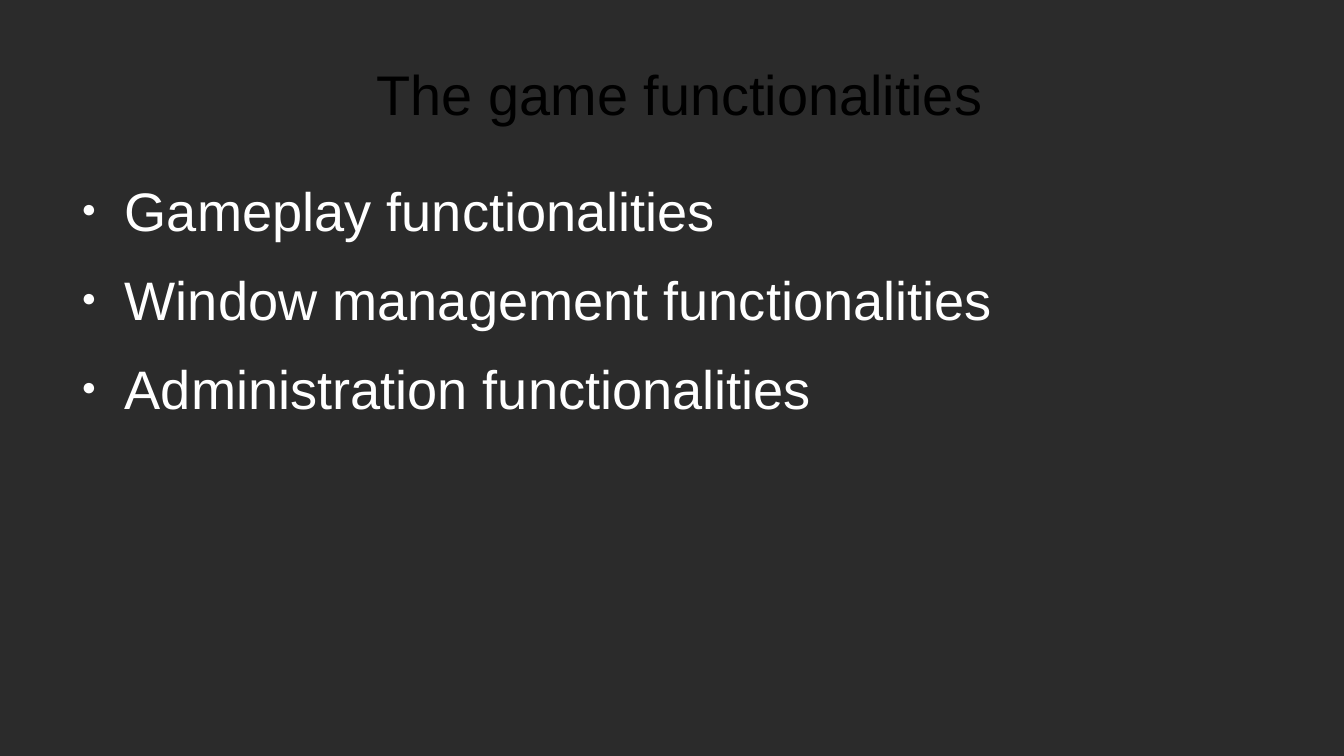
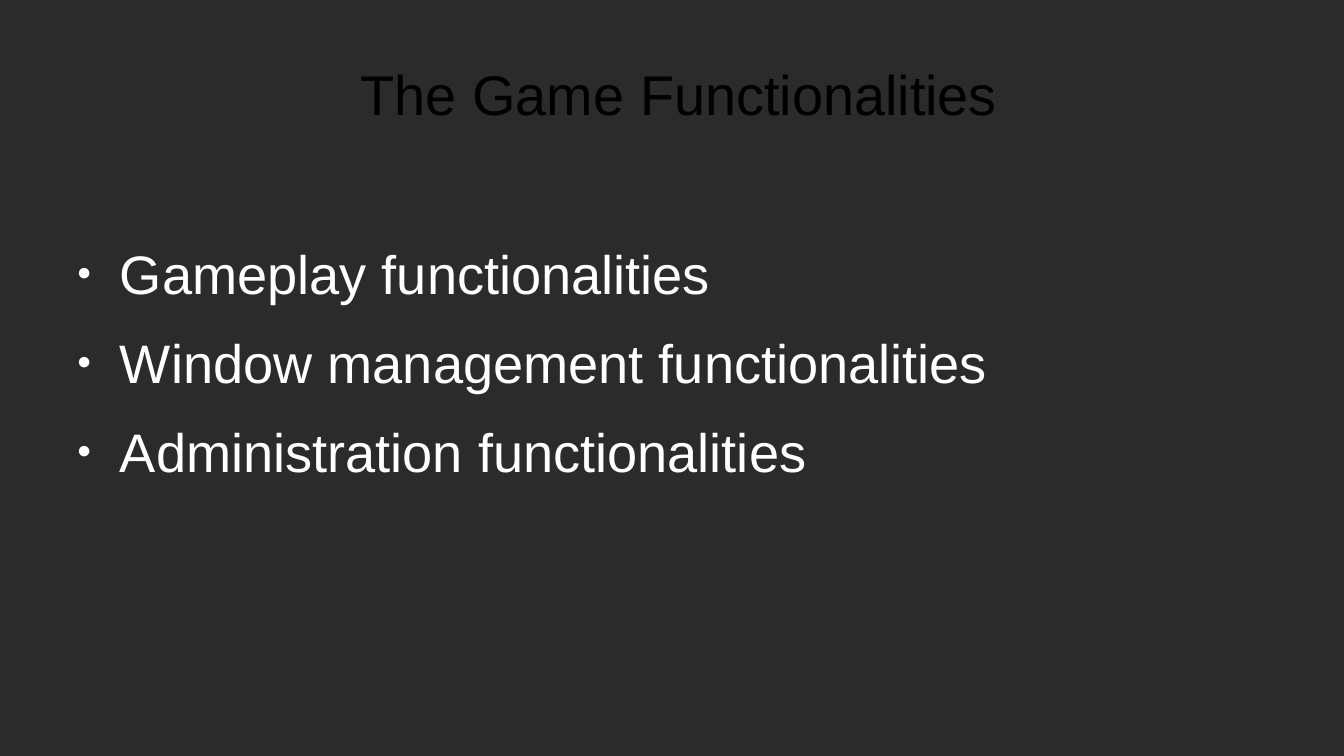
Before and after one commit to GiorgioCaculli/B2_TTMC_Doc, a slide deck: slide 10 of PowerPoint1.odp. Drawn at 1344x756 pixels with LibreOffice and Linux fonts; fonts in the diff are those of the drawing; background and template pictures are left out; a plain dark background stands for a picture behind light text. Boxes give left, top, right and bottom in pixels: in the first picture for what was removed or moved away, otherwise in the second. Text is boxed around its words. In the diff, an @@ line names an element or a change of style, - is before the commit and + after.

```diff
--- a/PowerPoint1.odp
+++ b/PowerPoint1.odp
@@ title at box(361, 75, 997, 115): text changed @@
-The game functionalities
+The Game Functionalities
@@ text "Gameplay functionalities": place and size @@
-text "Gameplay functionalities" at box(125, 191, 992, 410)
+text "Gameplay functionalities" at box(120, 254, 987, 473)
```
Also in this commit, not shown: 12 other slides changed, 1 slide added, 1 slide removed, 1 other file.
